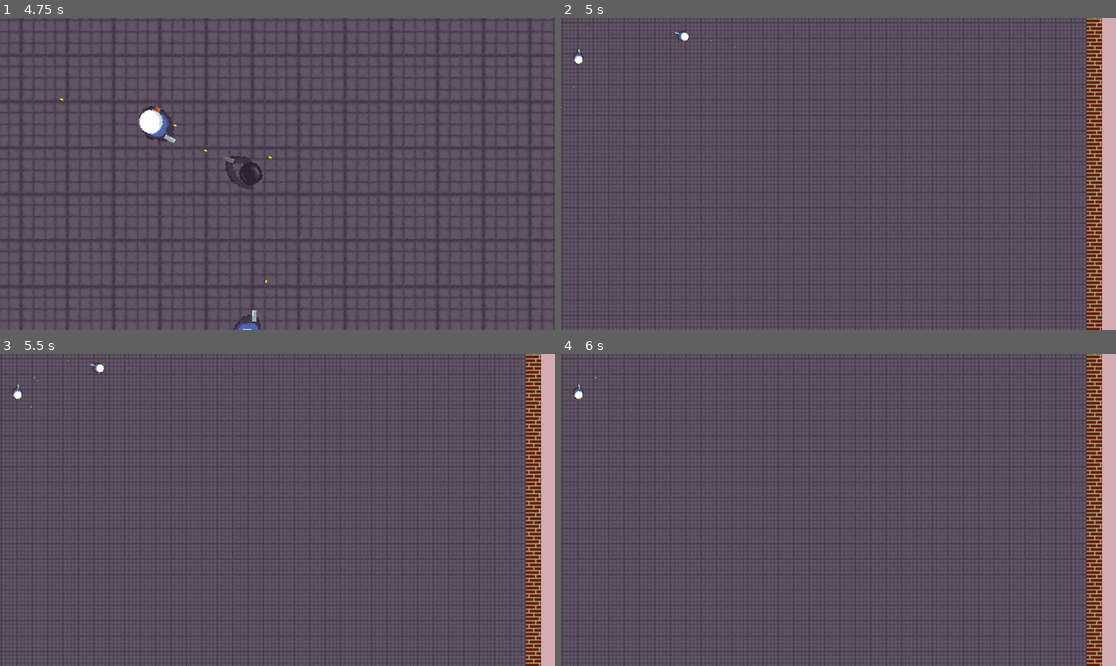
Above: before the commit, frames 1-4 (two rows, left to right).
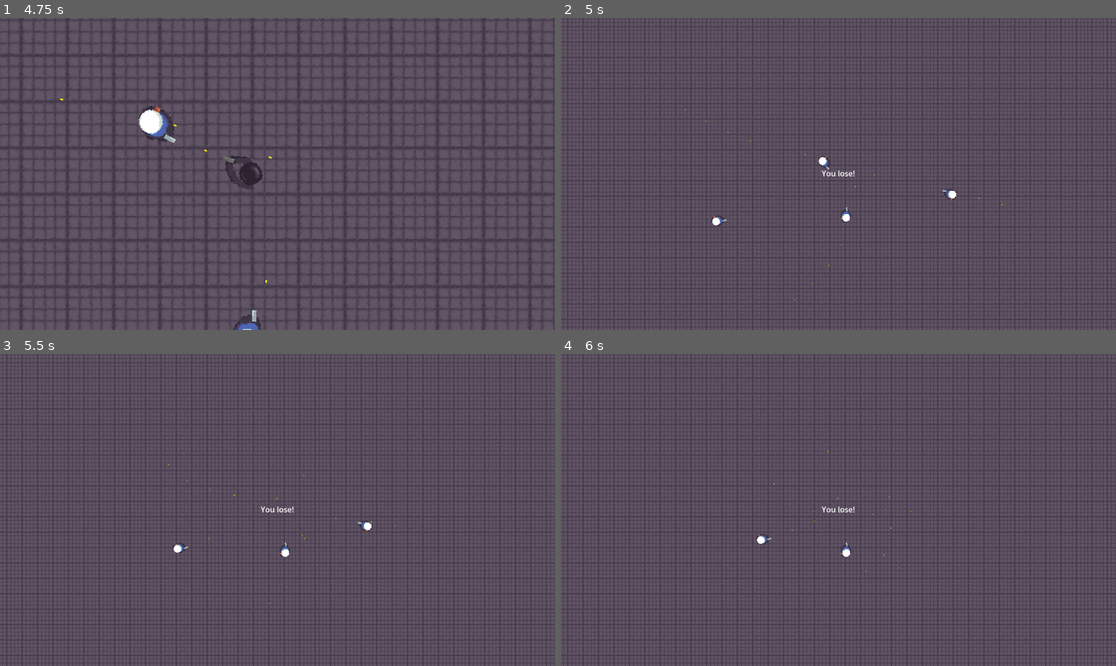
Above: after the commit, the same moments.

Repository: olzorz/THOA-SWMG
Game: Godot game, scene res://Scenes/game_scene.tscn
Same seed, same stepped clock (60 frames per second), same inputs: the game is played once before the commit and once after it.
Inputs (mouse positions are in pixels of both pictures, inside the frame that each line leads up to):
- Up to frame 1 (4.75 s): tap Enter at 0.5 s; move the mouse to (399, 158) at 0.52 s; hold D (move_right) 0.53-1.28 s; click (399, 158) at 0.6 s; move the mouse to (166, 189) at 1.27 s; hold S (move_down) 1.28-2.03 s; click (166, 189) at 1.35 s; move the mouse to (333, 105) at 2.02 s; hold D (move_right) 2.03-2.78 s; click (333, 105) at 2.1 s; move the mouse to (249, 236) at 2.77 s; hold W (move_up) 2.78-3.53 s; click (249, 236) at 2.85 s; move the mouse to (444, 220) at 3.52 s; hold A (move_left) from 3.53 s (still down); click (444, 220) at 3.6 s; move the mouse to (111, 127) at 4.27 s; click (111, 127) at 4.35 s
- Up to frame 2 (5 s): keep holding A (move_left)
- Up to frame 3 (5.5 s): move the mouse to (305, 510) at 5.02 s; release A (move_left) at 5.03 s; hold S (move_down) from 5.03 s (still down); click (305, 510) at 5.1 s
- Up to frame 4 (6 s): move the mouse to (755, 432) at 5.77 s; release S (move_down) at 5.78 s; hold D (move_right) from 5.78 s (still down); click (755, 432) at 5.85 s

Frame 1 is identical in both runs. In frame 2, 11% of the frame differs, in the area x 0-100%, y 0-100%; in frame 3, 11%; in frame 4, 11%.

Commit message:
Added lose screen
Player can now lose the game when killed.

Diff:
--- /dev/null
+++ b/Scenes/lose_screen.tscn
@@ -0,0 +1,12 @@
+[gd_scene format=3 uid="uid://bssqblyj3a6jx"]
+
+[node name="lose_screen" type="Node2D" unique_id=819457918]
+
+[node name="Camera2D" type="Camera2D" parent="." unique_id=1346635789]
+
+[node name="Label" type="Label" parent="." unique_id=1586593391]
+offset_left = -35.0
+offset_top = -13.0
+offset_right = 35.0
+offset_bottom = 10.0
+text = "You lose!"
--- a/Scripts/player_movement.gd
+++ b/Scripts/player_movement.gd
@@ -2,6 +2,7 @@
 
 @export var movement_speed : float = 500
 var character_direction : Vector2
+const LOSE_SCREEN = preload("res://Scenes/lose_screen.tscn")
 
 func _physics_process(_delta: float) -> void:
 	character_direction.x = Input.get_axis("move_left", "move_right")
@@ -22,4 +23,8 @@
 
 
 func is_dead() -> void:
+	var lose_position := global_position
+	var lose := LOSE_SCREEN.instantiate()
+	lose.global_position = lose_position
+	get_parent().add_child(lose)
 	queue_free() # Replace with function body.
